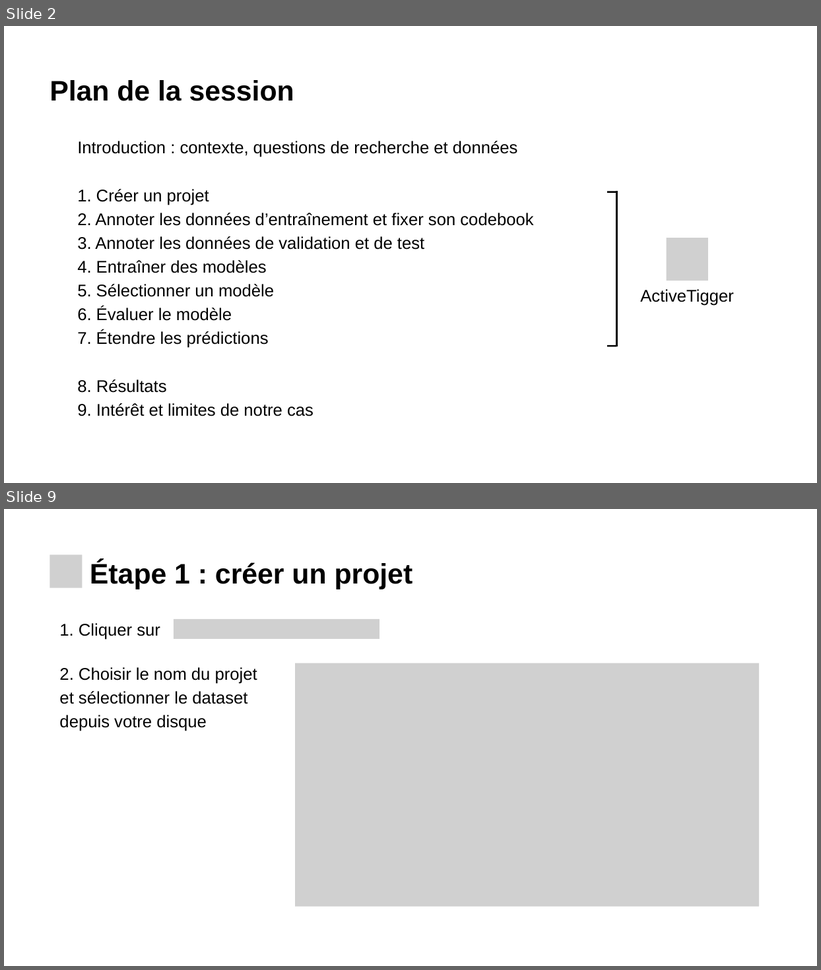
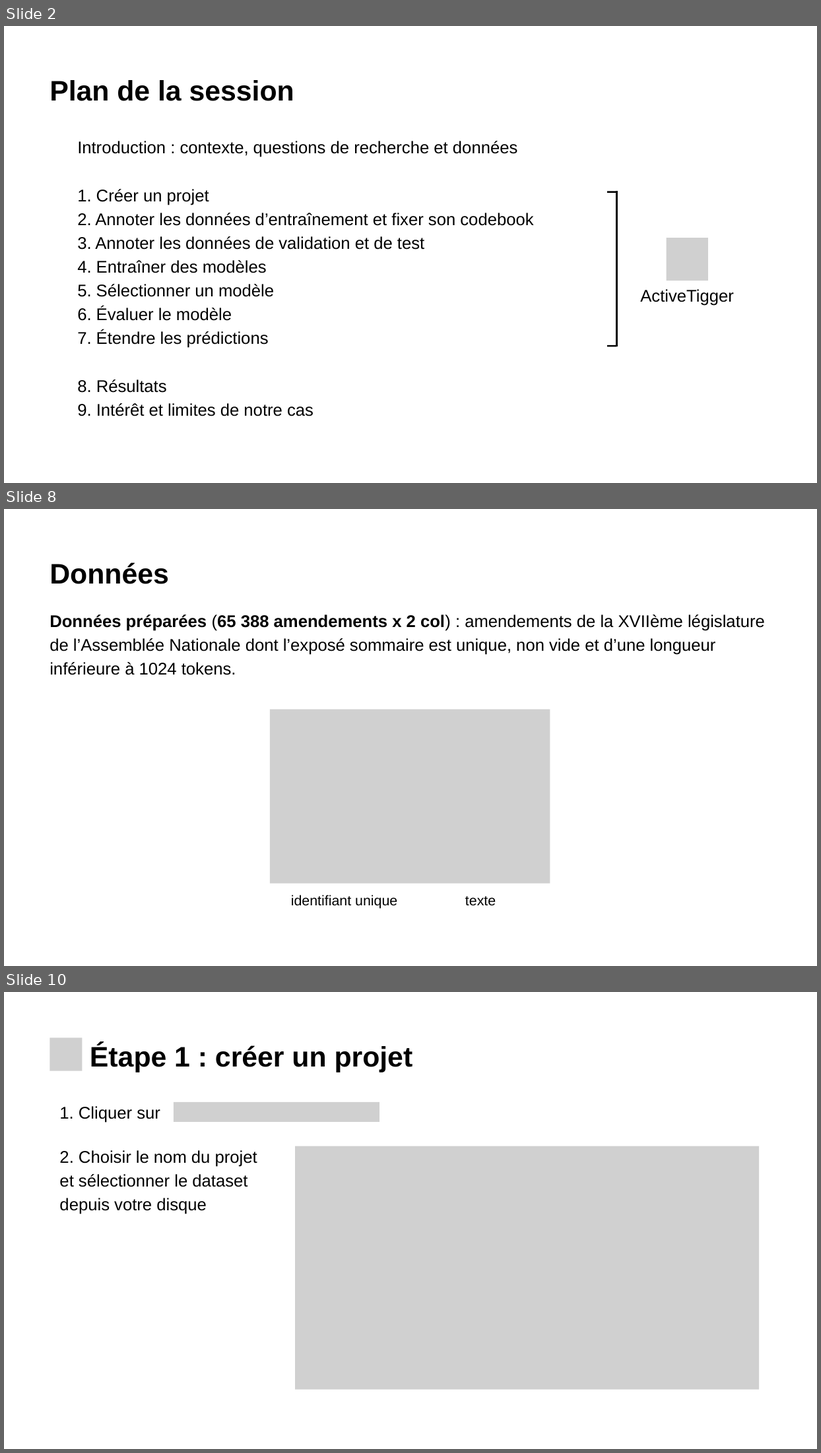
Before and after one commit to eollion/kit_amendements, a slide deck: slides/slides.pptx. Shown one above the other, each under a label of ours: slides 2 and 9 before the commit, slides 2, 8 and 10 after it; the slides between them are not shown. The pictures are 821x970 and 821x1453 pixels, drawn with LibreOffice and Linux fonts; fonts in the diff are those of the drawing; grey boxes stand for pictures. Boxes give left, top, right and bottom in pixels: in the first picture for what was removed or moved away, otherwise in the second. Text is boxed around its words. In the diff, an @@ line names an element or a change of style, - is before the commit and + after.

```diff
--- a/slides/slides.pptx
+++ b/slides/slides.pptx
@@ slide 8 added at [4, 509, 817, 966], background #FFFFFF @@
@@ text added at [50, 562, 169, 584], 50 pt, text #000000, bold @@
+Données
@@ text added at [50, 615, 765, 675], 30 pt, text #000000 @@
+Données préparées (65 388 amendements x 2 col) : amendements de la XVIIème législature de l’Assemblée Nationale dont l’exposé sommaire est unique, non vide et d’une longueur inférieure à 1024 tokens.
@@ picture added at [270, 710, 550, 883] @@
@@ text added at [291, 895, 397, 909], 25 pt, text #000000 @@
+identifiant unique
@@ text added at [465, 896, 496, 906], 25 pt, text #000000 @@
+texte
@@ what was slide 9 is now slide 10 @@
```
Also in this commit, not shown: 3 slides changed, 6 other files.
